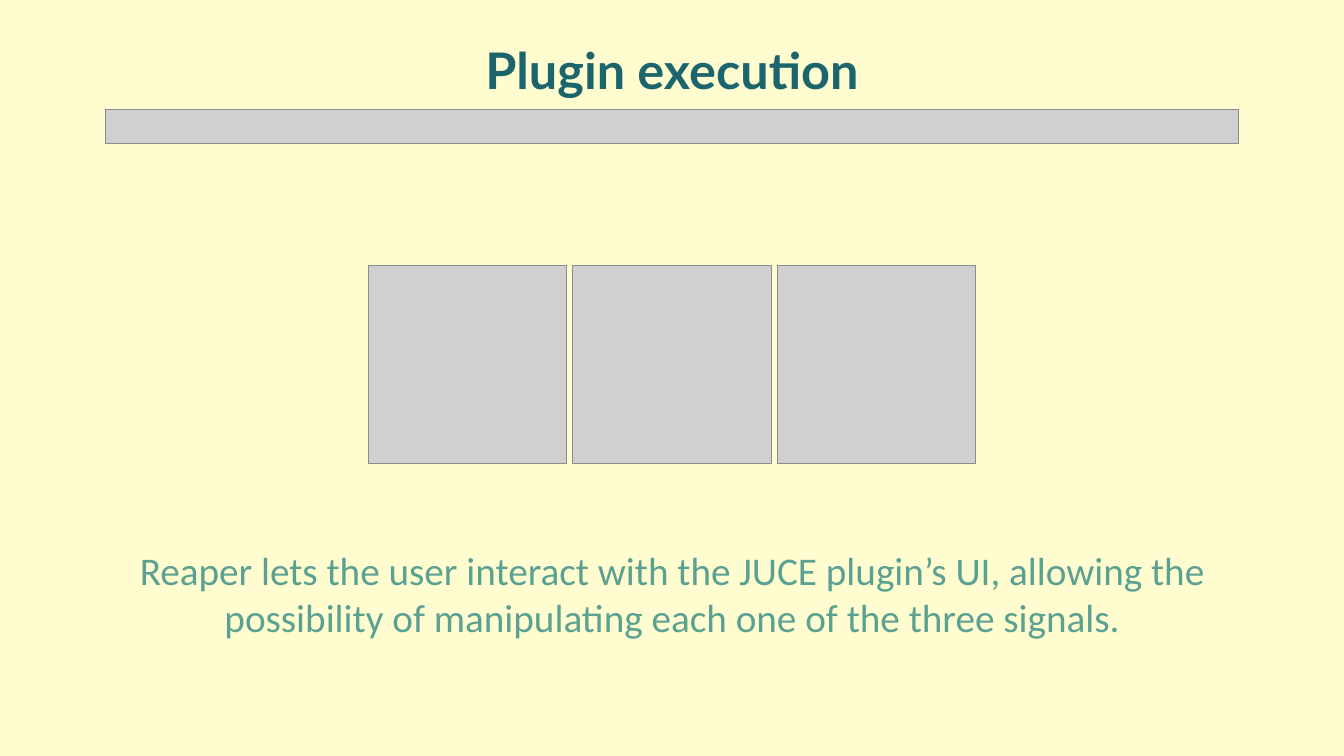
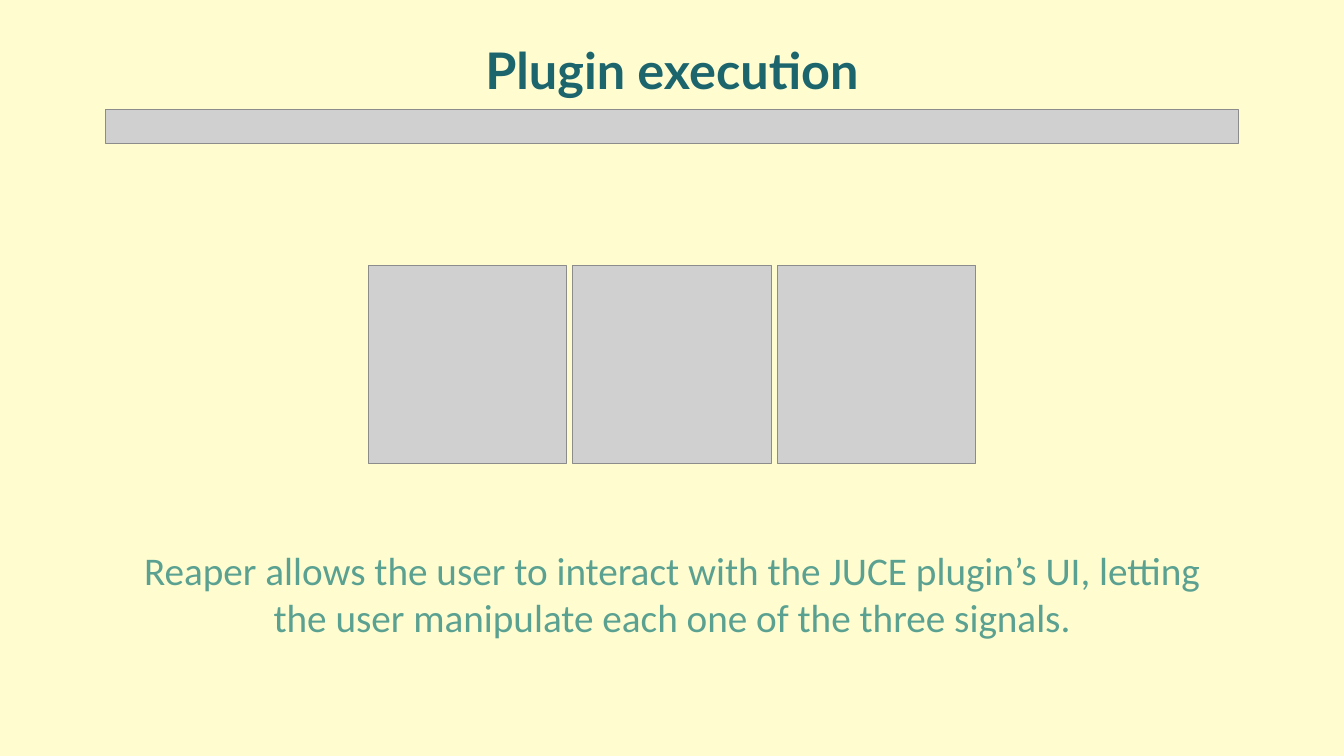
Before and after one commit to Ciorpy/G.A.I.A.-CMLS-2025, a slide deck: slide 22 of GAIA.pptx. Drawn at 1344x756 pixels with LibreOffice and Linux fonts; fonts in the diff are those of the drawing; grey boxes stand for pictures. Boxes give left, top, right and bottom in pixels: in the first picture for what was removed or moved away, otherwise in the second. Text is boxed around its words. In the diff, an @@ line names an element or a change of style, - is before the commit and + after.

```diff
--- a/GAIA.pptx
+++ b/GAIA.pptx
@@ text at (144,557,1200,639): text changed @@
-Reaper lets the user interact with the JUCE plugin’s UI, allowing the possibility of manipulating each one of the three signals.
+Reaper allows the user to interact with the JUCE plugin’s UI, letting the user manipulate each one of the three signals.
```
Also in this commit, not shown: 16 other slides changed, 1 other file.
